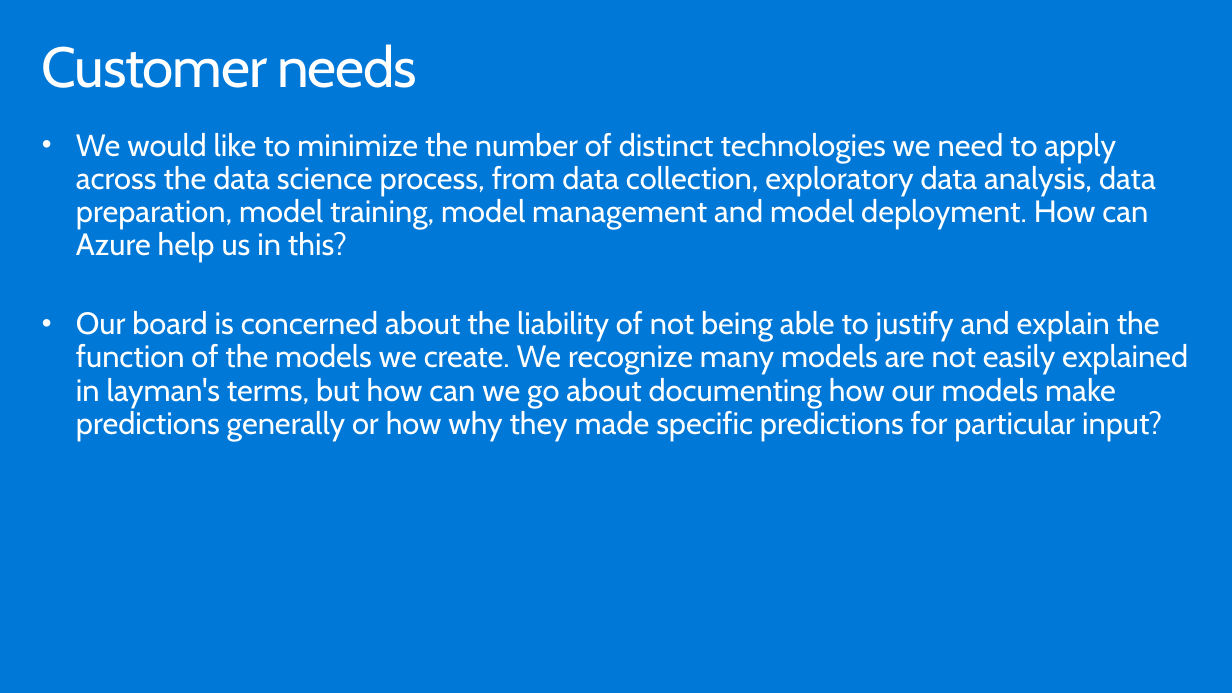
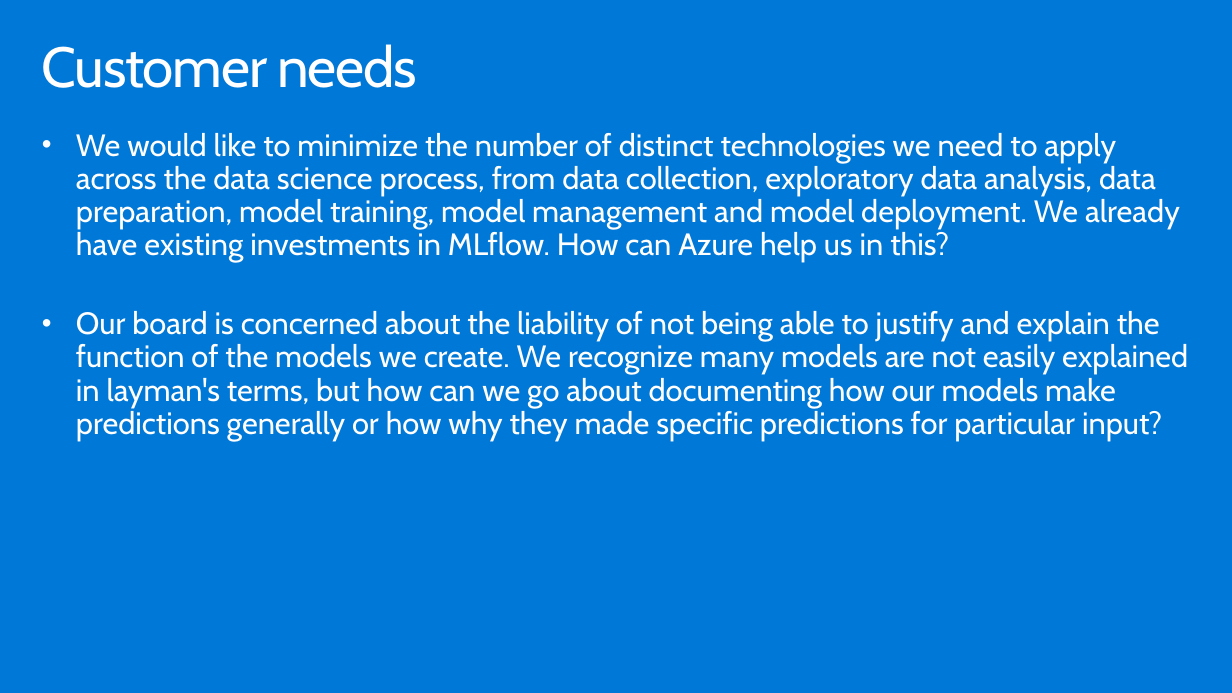
Before and after one commit to ocplatest/MCW-Machine-Learning, a slide deck: slide 7 of Whiteboard design session/WDS trainer presentation - Machine Learning.pptx. Drawn at 1232x693 pixels with LibreOffice and Linux fonts; fonts in the diff are those of the drawing. Boxes give left, top, right and bottom in pixels: in the first picture for what was removed or moved away, otherwise in the second. Text is boxed around its words. In the diff, an @@ line names an element or a change of style, - is before the commit and + after.

```diff
--- a/Whiteboard design session/WDS trainer presentation - Machine Learning.pptx
+++ b/Whiteboard design session/WDS trainer presentation - Machine Learning.pptx
@@ text at box(76, 133, 1180, 262): text changed @@
-• We would like to minimize the number of distinct technologies we need to apply across the data science process, from data collection, exploratory data analysis, data preparation, model training, model management and model deployment. How can Azure help us in this?
+• We would like to minimize the number of distinct technologies we need to apply across the data science process, from data collection, exploratory data analysis, data preparation, model training, model management and model deployment. We already have existing investments in MLflow. How can Azure help us in this?
```
Also in this commit, not shown: 7 other slides changed, 30 other files.
